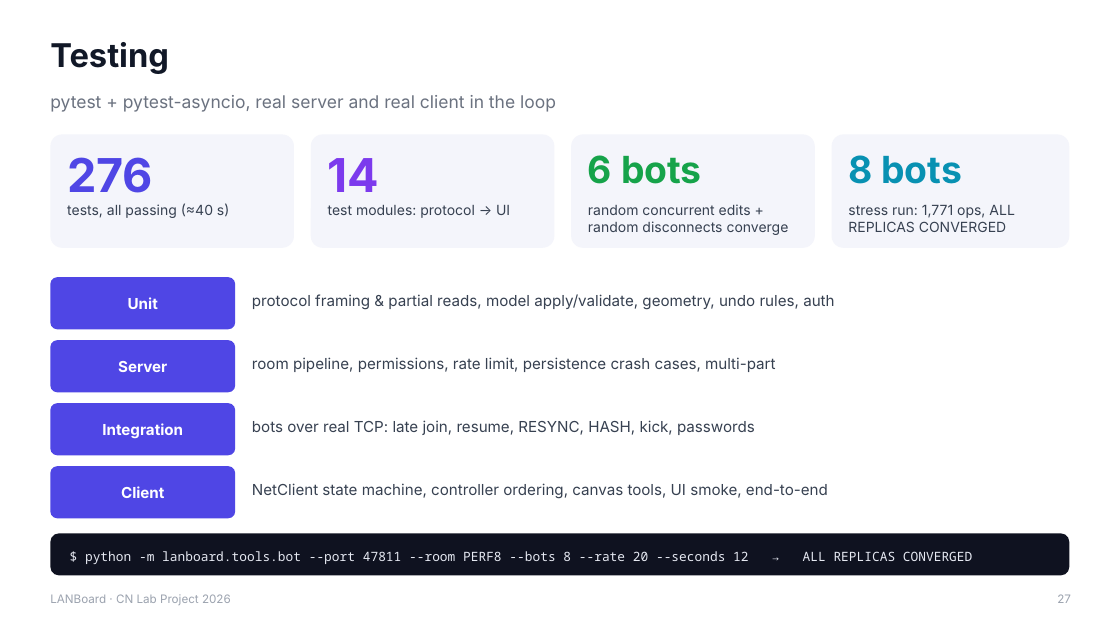
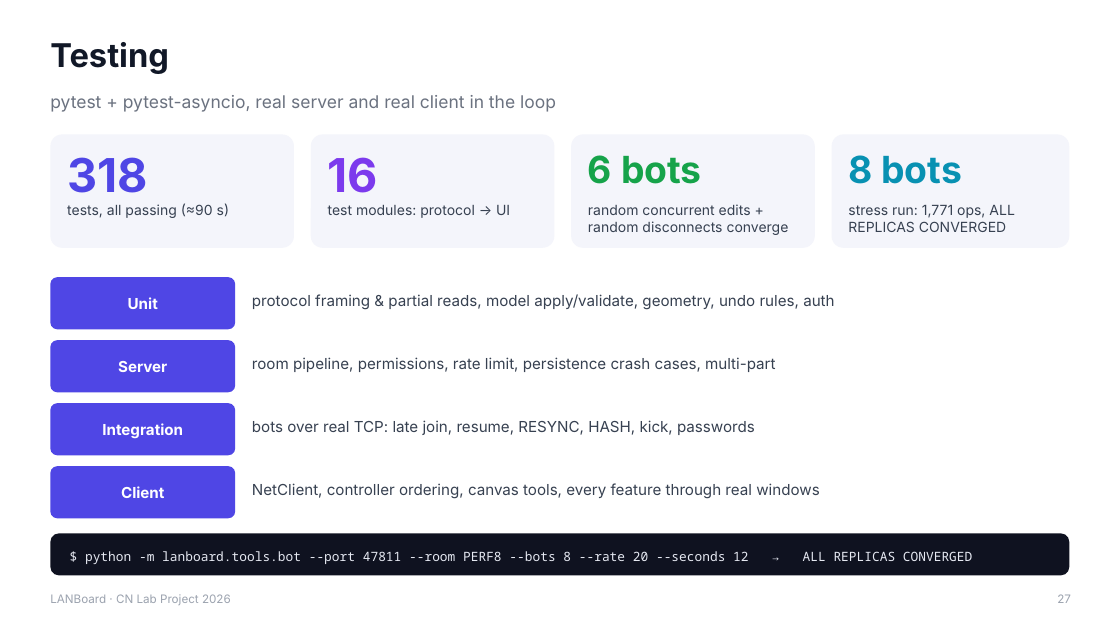
Before and after one commit to YashvanthSankar/cn-course-project, a slide deck: slide 27 of docs/LANBoard_Presentation.pptx. Drawn at 1120x630 pixels with LibreOffice and Linux fonts; fonts in the diff are those of the drawing. Boxes give left, top, right and bottom in pixels: in the first picture for what was removed or moved away, otherwise in the second. Text is boxed around its words. In the diff, an @@ line names an element or a change of style, - is before the commit and + after.

Commit message:
docs: 318 tests, end-to-end window tests and the nine fixes, DMG in status
Rebuilt the PDF and the deck.

```diff
--- a/docs/LANBoard_Presentation.pptx
+++ b/docs/LANBoard_Presentation.pptx
@@ text at [67, 157, 147, 193]: text changed @@
-276
+318
@@ text at [328, 157, 378, 193]: text changed @@
-14
+16
@@ text at [67, 203, 229, 218]: text changed @@
-tests, all passing (≈40 s)
+tests, all passing (≈90 s)
@@ text at [252, 483, 819, 499]: text changed @@
-NetClient state machine, controller ordering, canvas tools, UI smoke, end-to-end
+NetClient, controller ordering, canvas tools, every feature through real windows
```
Also in this commit, not shown: 5 other files.
